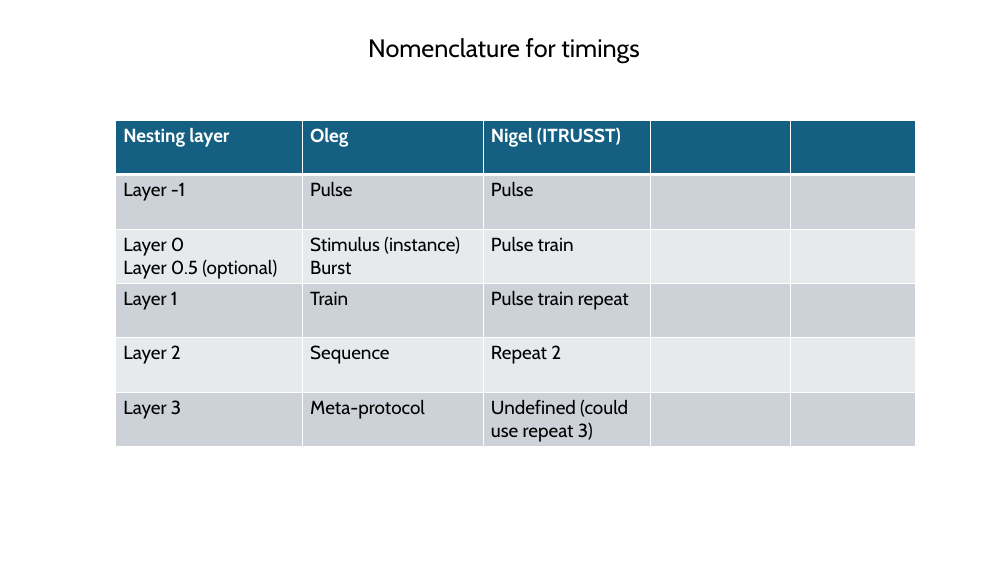
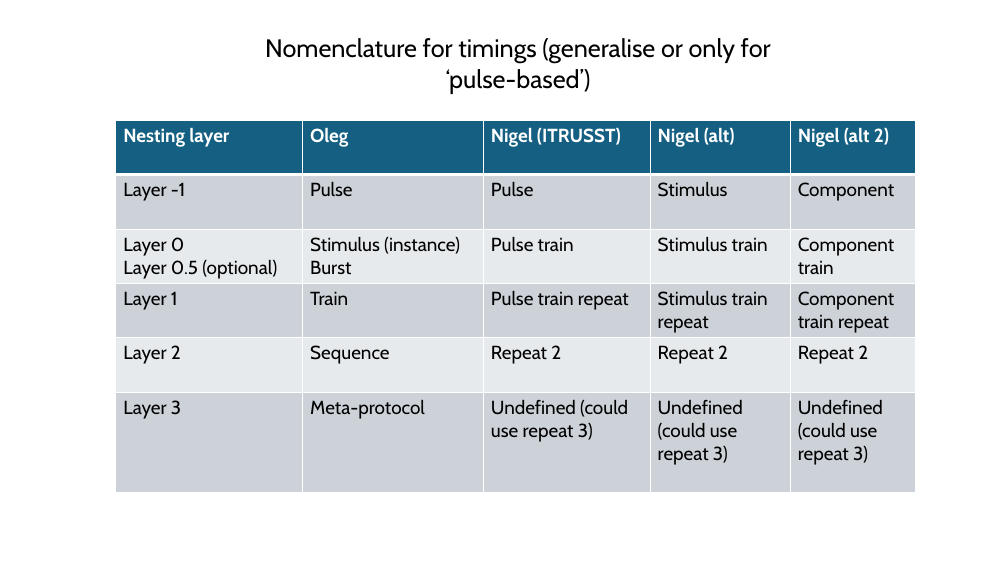
Before and after one commit to nigelrogasch/nibs-bids, a slide deck: slide 9 of parameter-visualisation/parameter_visualisation.pptx (slide 4 before the commit). Drawn at 1008x567 pixels with LibreOffice and Linux fonts; fonts in the diff are those of the drawing. Boxes give left, top, right and bottom in pixels: in the first picture for what was removed or moved away, otherwise in the second. Text is boxed around its words. In the diff, an @@ line names an element or a change of style, - is before the commit and + after.

```diff
--- a/parameter-visualisation/parameter_visualisation.pptx
+++ b/parameter-visualisation/parameter_visualisation.pptx
@@ text at (265,38,771,94): text changed @@
-Nomenclature for timings
+Nomenclature for timings (generalise or only for ‘pulse-based’)
@@ table at (116,120,916,491) @@
-row 1, column 4: 
+row 1, column 4: Nigel (alt)
-row 1, column 5: 
+row 1, column 5: Nigel (alt 2)
-row 2, column 4: 
+row 2, column 4: Stimulus
-row 2, column 5: 
+row 2, column 5: Component
-row 3, column 4: 
+row 3, column 4: Stimulus train
-row 3, column 5: 
+row 3, column 5: Component train
-row 4, column 4: 
+row 4, column 4: Stimulus train repeat
-row 4, column 5: 
+row 4, column 5: Component train repeat
-row 5, column 4: 
+row 5, column 4: Repeat 2
-row 5, column 5: 
+row 5, column 5: Repeat 2
-row 6, column 4: 
+row 6, column 4: Undefined (could use repeat 3)
-row 6, column 5: 
+row 6, column 5: Undefined (could use repeat 3)
```
Also in this commit, not shown: 1 other slide changed, 5 slides added, 2 other files.
